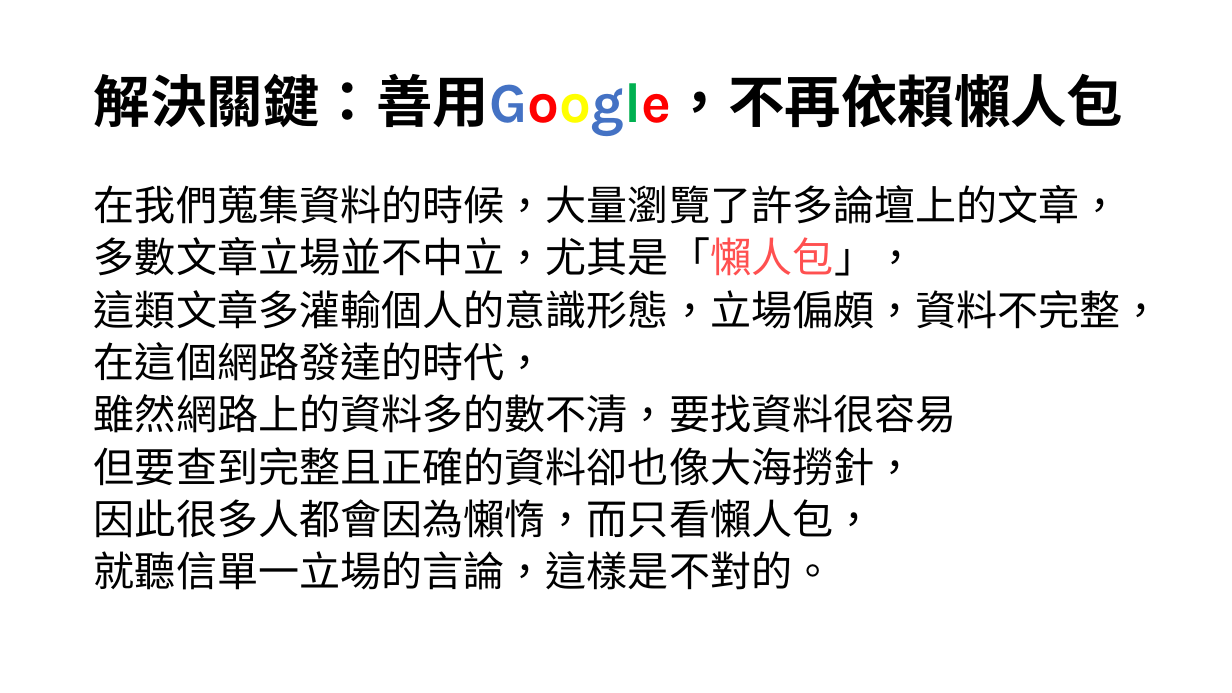
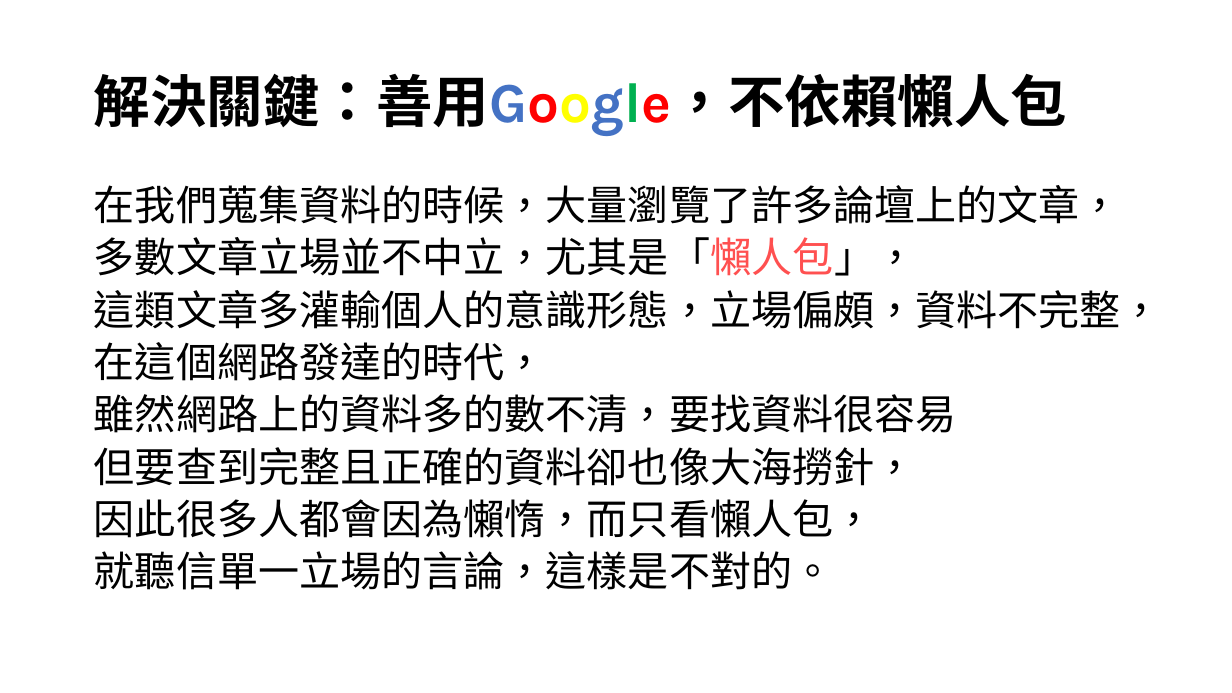
Before and after one commit to desk2000/Extradition-Bill, a slide deck: slide 5 of 從論壇分析台灣人對反送中的討論度.pptx. Drawn at 1232x693 pixels with LibreOffice and Linux fonts; fonts in the diff are those of the drawing. Boxes give left, top, right and bottom in pixels: in the first picture for what was removed or moved away, otherwise in the second. Text is boxed around its words. In the diff, an @@ line names an element or a change of style, - is before the commit and + after.

Commit message:
22

```diff
--- a/從論壇分析台灣人對反送中的討論度.pptx
+++ b/從論壇分析台灣人對反送中的討論度.pptx
@@ title at <box>94,74,1067,136</box>: text changed @@
-解決關鍵：善用Google，不再依賴懶人包
+解決關鍵：善用Google，不依賴懶人包
```
